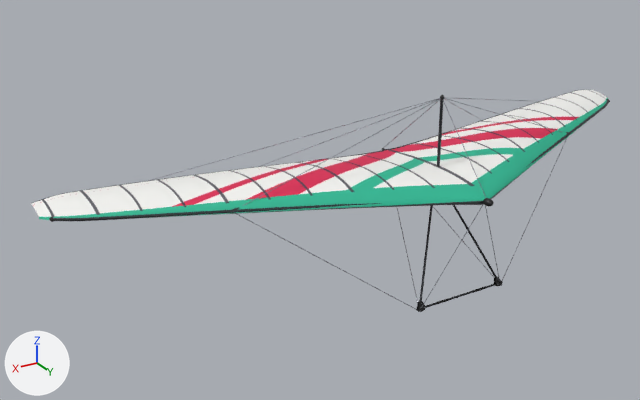
Renders of the glTF model assets/models/glider_bautek_kite.glb from each side of a commit.
Camera for both pictures: a camera (50 mm lens) standing at (7.29, 9.23, 4.63) and looking at (1.24, -0.85, -0.41). The axes (+X, +Y, +Z) are drawn at lower left. The lights are the same throughout. The picture after the commit comes second. Vertices at exactly the same position are counted once.

Names of what the first picture shows: 'ControlFrame', 'Frame', 'Sail'.
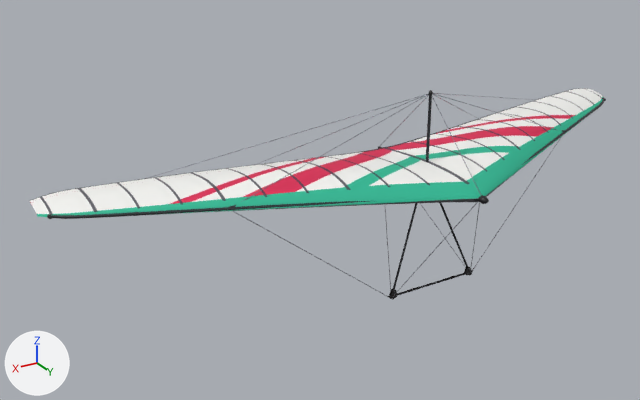
Patch to the scene script:
```diff
--- a/assets/models/glider_bautek_kite.glb.py
+++ b/assets/models/glider_bautek_kite.glb.py
@@ me_sail @@
-me_sail.from_pydata(...)  # 3145 vertices, 6048 faces; spans x -5.07..5.07, y -1.7..1.29, z -0.04..0.3
+me_sail.from_pydata(...)  # 3145 vertices, 6048 faces; spans x -5.07..5.07, y -1.79..1.2, z -0.04..0.3
+# me_sail part 1: the whole mesh is moved by (0.0, -0.09, 0.0)
 me_sail.materials.append(mat_sail_bautek_kite)
@@ me_frame @@
-me_frame.from_pydata(...)  # 1174 vertices, 2214 faces; spans x -4.98..4.98, y -1.48..1.39, z -0.01..1.25
+me_frame.from_pydata(...)  # 1178 vertices, 2214 faces; spans x -4.98..4.98, y -1.57..1.29, z -0.01..1.25
+# me_frame part 2: the loose piece of 310 vertices spanning x -4.94..0.02, y -1.2..1.29, z 0.0..0.11 is copied, and the copy is moved by (0.0, -0.1, 0.0); it spans x -4.94..0.02, y -1.3..1.19, z 0.0..0.11
+# me_frame part 3: the loose piece of 310 vertices spanning x -0.02..4.94, y -1.2..1.29, z 0.0..0.11 is copied, and the copy is moved by (0.0, -0.1, 0.0); it spans x -0.02..4.94, y -1.3..1.19, z 0.0..0.11
+# me_frame part 4: the loose piece of 16 vertices spanning x -0.02..0.02, y 0.23..0.27, z 0.06..1.21 is moved by (0.0, -0.25, 0.0)
+# me_frame part 5: the loose piece of 12 vertices spanning x -2.03..0.0, y -1.2..0.25, z 0.14..1.21 is scaled about its middle by (0, -0.823, 1.05), then moved by (1.01, 1.07, -0.03)
+# me_frame part 6: the loose piece of 12 vertices spanning x 0.0..2.03, y -1.2..0.25, z 0.14..1.21 is scaled about its middle by (0, 0.81, 1.06), then moved by (-1.01, -0.11, -0.03)
+# me_frame part 7: the loose piece of 12 vertices spanning x -2.95..0.0, y -0.18..0.25, z 0.05..1.21 is scaled about its middle by (1, 0.636, 1), then moved by (0.0, -0.17, 0.0)
+# me_frame part 8: the loose piece of 12 vertices spanning x -3.55..0.0, y -1.48..0.25, z 0.15..1.21 is scaled about its middle by (0.571, 0.753, 1.01), then moved by (0.76, -0.04, -0.01)
+# me_frame part 9: the loose piece of 12 vertices spanning x 0.0..3.55, y -1.48..0.25, z 0.15..1.21 is scaled about its middle by (-1, 0.91, 1), then moved by (-3.55, -0.17, 0.0)
+# me_frame part 10: the loose piece of 12 vertices spanning x 0.0..2.95, y -0.18..0.25, z 0.05..1.21 is scaled about its middle by (1, 0.636, 1), then moved by (0.0, -0.17, 0.0)
+# me_frame part 11: the loose piece of 12 vertices spanning x 0.0..2.03, y -1.2..0.25, z 0.14..1.21 is copied, and the copy is scaled about its middle by (1, 0.893, 1), then moved by (0.0, -0.17, 0.0); it spans x 0.0..2.03, y -1.3..0.0, z 0.14..1.21
+# me_frame part 12: the loose piece of 12 vertices spanning x 0.0..3.55, y -1.48..0.25, z 0.15..1.21 is copied, and the copy is scaled about its middle by (1, 0.91, 1), then moved by (0.0, -0.17, 0.0); it spans x 0.0..3.55, y -1.57..0.0, z 0.15..1.21
+# me_frame part 13: 757 vertices removed from x -4.98..4.98, y -1.24..1.39, z -0.01..1.21; 115 vertices added at x -4.98..4.98, y -1.35..1.28, z -0.01..0.13
+# other edits to the shape of me_frame do not show in these pictures
 me_frame.materials.append(mat_tube_bautek_kite)
@@ me_controlframe @@
-me_controlframe.from_pydata(...)  # 1918 vertices, 3528 faces; spans x -2.95..2.95, y -1.03..1.24, z -1.54..0.09
+me_controlframe.from_pydata(...)  # 1918 vertices, 3528 faces; spans x -2.95..2.95, y -1.13..1.15, z -1.65..0.09
+# me_controlframe part 14: the loose piece of 42 vertices spanning x -0.74..-0.63, y 0.88..0.94, z -1.52..-1.39 is scaled about its middle by (1, 0.392, 1.08), then moved by (0.0, -0.64, -0.12)
+# me_controlframe part 15: the loose piece of 42 vertices spanning x 0.63..0.74, y 0.88..0.94, z -1.52..-1.39 is scaled about its middle by (1, 0.392, 1.08), then moved by (0.0, -0.64, -0.12)
+# me_controlframe part 16: 970 of 1918 vertices moved; they spanned x -2.95..2.95, y -1.03..1.24, z -1.53..0.06 and now span x -2.95..2.95, y -1.13..1.15, z -1.65..0.06; mean shift (0.0, -0.61, -0.11); largest move (0.73, 0.89, -1.53) -> (0.73, 0.23, -1.65)
+# other edits to the shape of me_controlframe do not show in these pictures
 me_controlframe.materials.append(mat_fitting)
```

Pixel boxes (x1, y1, x2, y2) of what changed, in the pictures (640 x 400 px; the box of a moved part takes in the faces that stretch with it):
'Sail', moved
    before: (31, 90, 608, 220)
    after: (29, 88, 604, 217)
'Frame', reshaped
    before: (49, 95, 610, 222)
    after: (47, 90, 606, 219)
'ControlFrame', reshaped (7% shorter)
    before: (237, 137, 568, 312)
    after: (233, 138, 561, 300)
part 2 of me_frame, added
    after: (522, 99, 605, 165)
part 3 of me_frame, added
    after: (52, 199, 478, 219)
part 4 of me_frame, moved or reshaped
    before: (437, 99, 443, 167)
    after: (426, 95, 432, 162)
part 5 of me_frame, moved or reshaped
    before: (445, 99, 481, 120)
    after: (431, 95, 481, 195)
part 6 of me_frame, moved or reshaped
    before: (259, 99, 438, 167)
    after: (380, 95, 429, 146)
part 7 of me_frame, moved or reshaped
    before: (444, 98, 562, 132)
    after: (434, 94, 557, 130)
part 8 of me_frame, moved or reshaped
    before: (444, 97, 526, 101)
    after: (432, 94, 478, 119)
part 9 of me_frame, moved or reshaped
    before: (149, 98, 440, 181)
    after: (433, 93, 534, 100)
part 10 of me_frame, moved or reshaped
    before: (243, 99, 439, 206)
    after: (241, 94, 429, 202)
part 11 of me_frame, added
    after: (257, 94, 428, 164)
part 12 of me_frame, added
    after: (148, 93, 429, 178)
part 13 of me_frame, cut back
    before: (49, 99, 610, 222)
    after: (47, 98, 606, 219)
part 14 of me_controlframe, moved or reshaped
    before: (496, 277, 502, 286)
    after: (466, 267, 472, 275)
part 15 of me_controlframe, moved or reshaped
    before: (419, 301, 426, 312)
    after: (391, 290, 397, 300)
part 16 of me_controlframe, moved or reshaped
    before: (237, 137, 568, 312)
    after: (233, 138, 561, 299)
